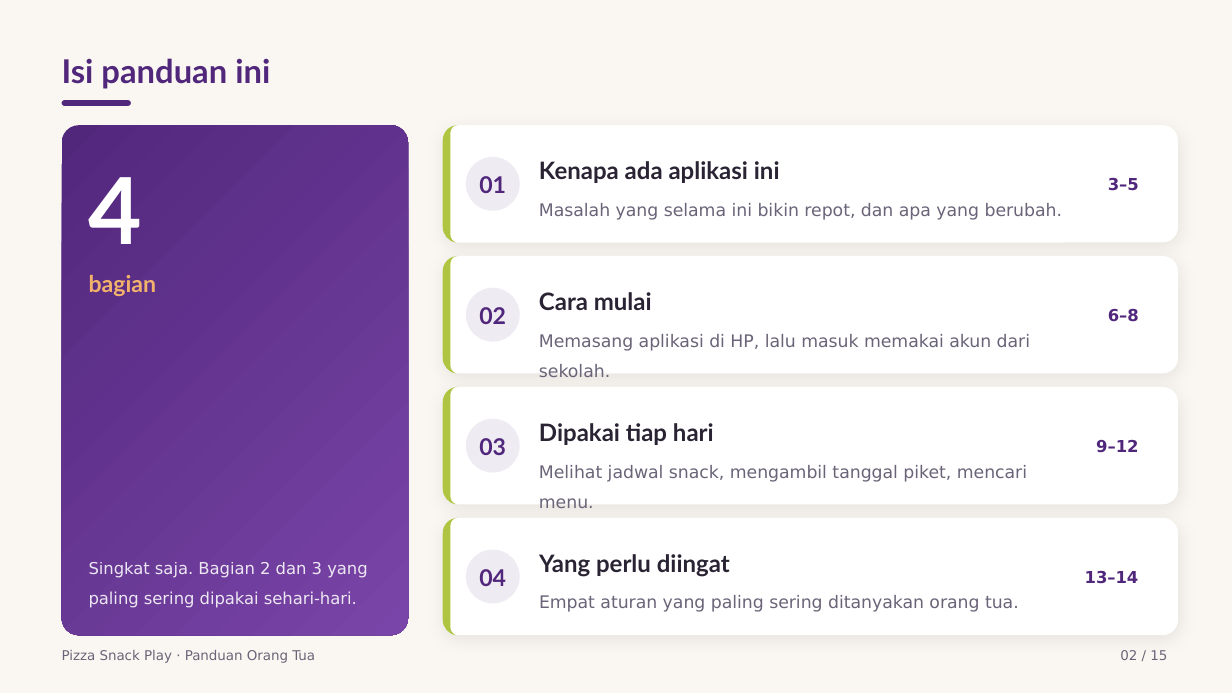
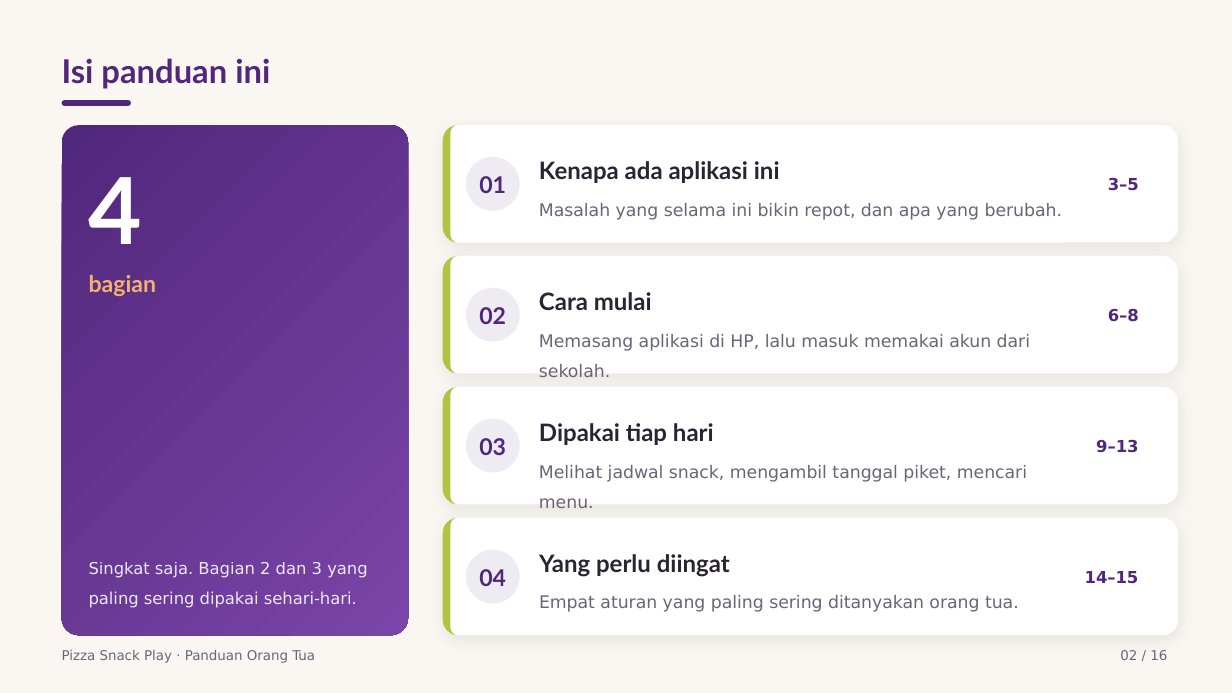
Before and after one commit to KU-JakartaTimur/pizza-snack-play, a slide deck: slide 2 of docs/Panduan Orang Tua Pizza Snack Play/Panduan Orang Tua Pizza Snack Play.pptx. Drawn at 1232x693 pixels with LibreOffice and Linux fonts; fonts in the diff are those of the drawing. Boxes give left, top, right and bottom in pixels: in the first picture for what was removed or moved away, otherwise in the second. Text is boxed around its words. In the diff, an @@ line names an element or a change of style, - is before the commit and + after.

```diff
--- a/docs/Panduan Orang Tua Pizza Snack Play/Panduan Orang Tua Pizza Snack Play.pptx
+++ b/docs/Panduan Orang Tua Pizza Snack Play/Panduan Orang Tua Pizza Snack Play.pptx
@@ text at (1096,440,1138,453): text changed @@
-9–12
+9–13
@@ text at (1085,571,1139,584): text changed @@
-13–14
+14–15
@@ text at (1120,650,1167,660): text changed @@
-02 / 15
+02 / 16
```
Also in this commit, not shown: 8 other slides changed, 1 slide added, 37 other files.
